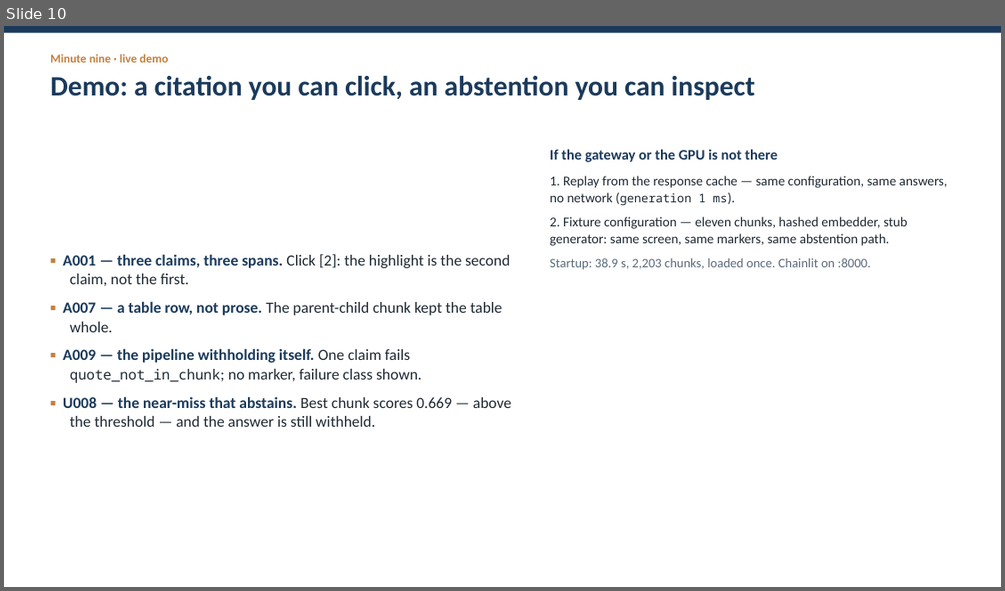
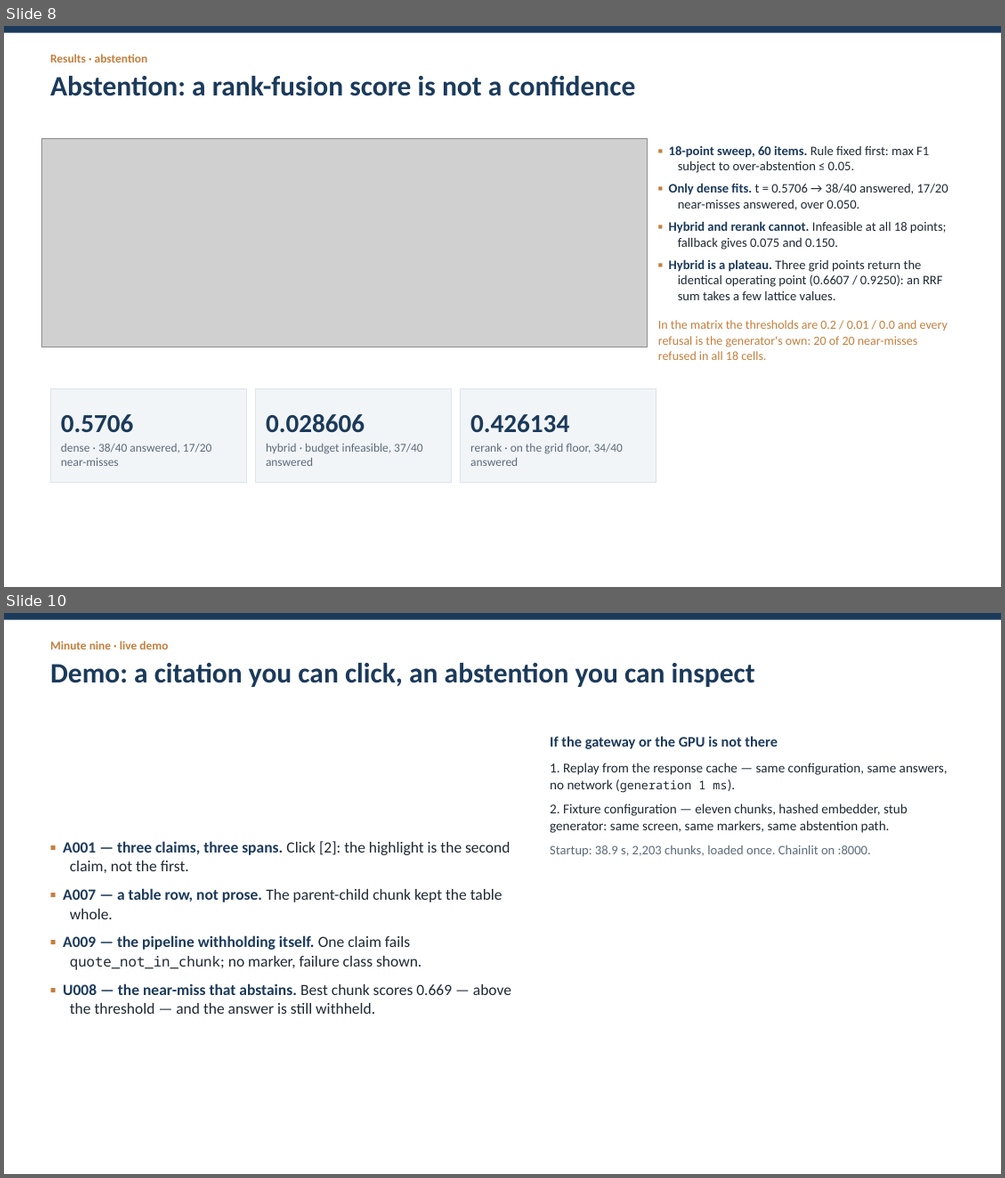
Before and after one commit to JHB11Hinson/cs5481-topic5-rag, a slide deck: reports/slides.pptx. Shown one above the other, each under a label of ours: slide 10 before the commit, slides 8 and 10 after it; the slides between them are not shown. The pictures are 1005x591 and 1005x1178 pixels, drawn with LibreOffice and Linux fonts; fonts in the diff are those of the drawing; grey boxes stand for pictures. Boxes give left, top, right and bottom in pixels: in the first picture for what was removed or moved away, otherwise in the second. Text is boxed around its words. In the diff, an @@ line names an element or a change of style, - is before the commit and + after.

Commit message:
report(ticket 17): final numbers pass — eighteen cells, chunking, correctness, corrected costs

```diff
--- a/reports/slides.pptx
+++ b/reports/slides.pptx
@@ slide 8 added at box(4, 26, 1001, 587), background #FFFFFF @@
@@ rectangle added at box(4, 26, 1001, 33), fill #1B3A5B @@
@@ text added at box(50, 54, 636, 96), 27 pt, text #1B3A5B, bold @@
+Results · abstention
+Abstention: a rank-fusion score is not a confidence
@@ picture added at box(41, 138, 647, 346) @@
@@ text added at box(658, 146, 948, 360), 12.5 pt, text #1F2933 @@
+▪ 18-point sweep, 60 items. Rule fixed first: max F1 subject to over-abstention ≤ 0.05.
+▪ Only dense fits. t = 0.5706 → 38/40 answered, 17/20 near-misses answered, over 0.050.
+▪ Hybrid and rerank cannot. Infeasible at all 18 points; fallback gives 0.075 and 0.150.
+▪ Hybrid is a plateau. Three grid points return the identical operating point (0.6607 / 0.9250): an RRF sum takes a few lattice values.
+In the matrix the thresholds are 0.2 / 0.01 / 0.0 and every refusal is the generator's own: 20 of 20 near-misses refused in all 18 cells.
@@ rectangle added at box(50, 389, 246, 483), fill #F2F5F8, outline #DDE3E9 0.75 pt, 11.5 pt, text #5B6B7A @@
+0.5706
+dense · 38/40 answered, 17/20 near-misses
@@ rectangle added at box(255, 389, 451, 483), fill #F2F5F8, outline #DDE3E9 0.75 pt, 11.5 pt, text #5B6B7A @@
+0.028606
+hybrid · budget infeasible, 37/40 answered
@@ rectangle added at box(461, 389, 656, 483), fill #F2F5F8, outline #DDE3E9 0.75 pt, 11.5 pt, text #5B6B7A @@
+0.426134
+rerank · on the grid floor, 34/40 answered
```
Also in this commit, not shown: 9 slides changed, 3 other slides added, 3 slides removed, 16 other files.
